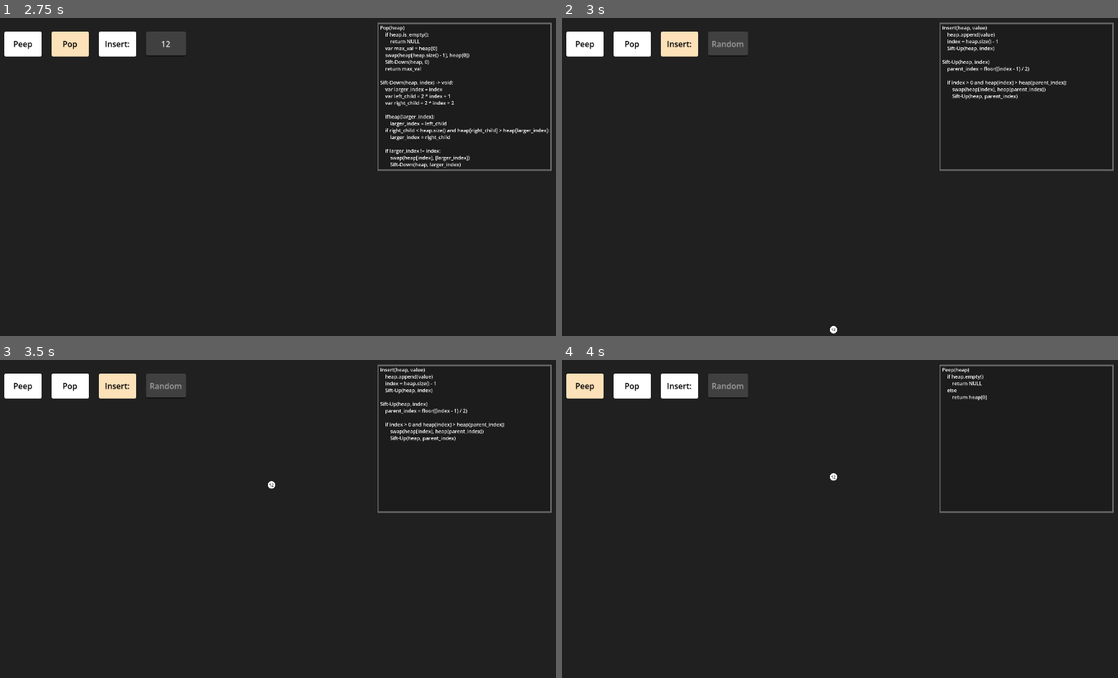
Above: before the commit, frames 1-4 (two rows, left to right).
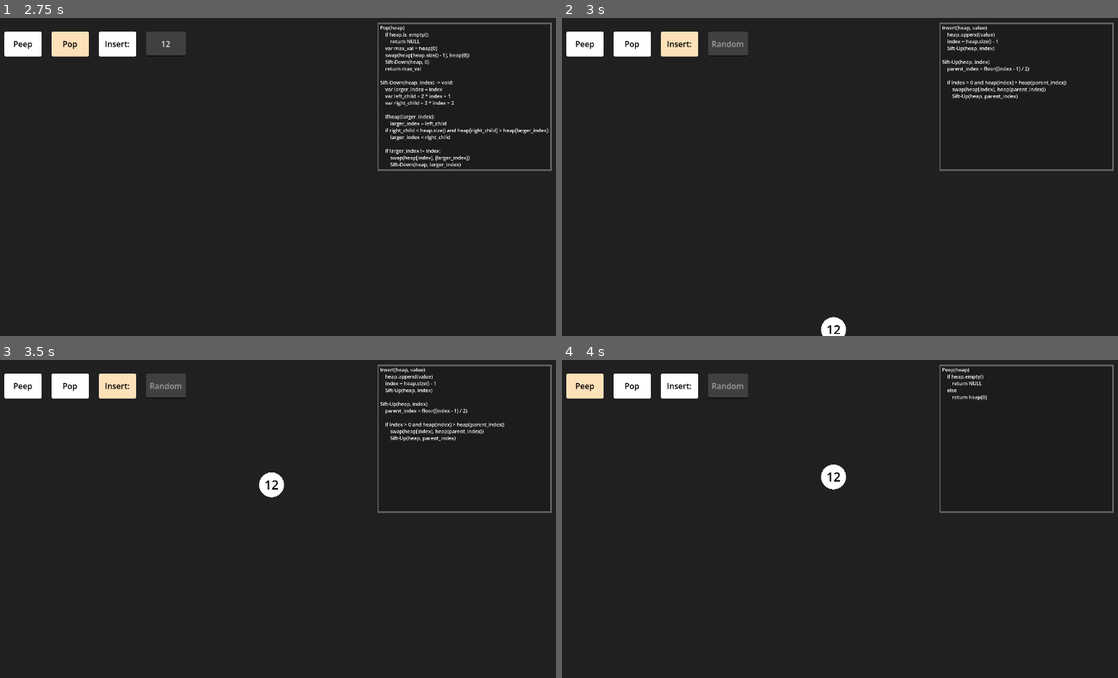
Above: after the commit, the same moments.

Repository: Anemois/DSA_Heap
Game: Godot game, scene res://main.tscn
The game is run twice, just before and just after one commit, with the same random seed, the same clock (stepped at 60 frames per second) and the same inputs. The engine's default icon, where the game draws it, is replaced by a stand-in: a white triangle on a blue panel in a dark square.
Inputs (mouse positions are in pixels of both pictures, inside the frame that each line leads up to):
- Up to frame 1 (2.75 s): click (166, 43) at 0.52 s; type "12" at 0.6 s; click "Peep" at 1.25 s; click "Pop" at 2 s
- Up to frame 2 (3 s): click "Insert:" at 2.75 s
- Up to frame 3 (3.5 s): no input
- Up to frame 4 (4 s): click "Peep" at 3.5 s

Frame 1 is identical in both runs. In frame 2, 0.2% of the frame differs, in the area x 46-52%, y 93-100%; in frame 3, 0.3%; in frame 4, 0.3%, in the area x 46-52%, y 32-41%.

Commit message:
Added draggable camera and inproved zoom functions

Diff:
--- a/scripts/camera_2d.gd
+++ b/scripts/camera_2d.gd
@@ -1,24 +1,30 @@
 extends Camera2D
 
-var zoom_pos = Vector2(576, 324)
-
-var max_zoom_movement = Vector2(576, 324)
+var zoom_value: float = 0.3
+var zoom_increment: float = 0.02
+var zoom_max: float = 1.0
+var zoom_min: float = 0.1
 
 func _unhandled_input(event: InputEvent) -> void:
 	if event is InputEventMouseButton:
 		# zoom in
 		if event.button_index == MOUSE_BUTTON_WHEEL_UP:
-			zoom_pos = get_global_mouse_position()
-			self.zoom += Vector2(0.1, 0.1) * self.zoom
-			self.position += (zoom_pos - self.global_position)/(max_zoom_movement) * 50
+			zoom_in(get_global_mouse_position())
 		# zoom out
 		if event.button_index == MOUSE_BUTTON_WHEEL_DOWN:
-			zoom_pos = get_global_mouse_position()
-			self.zoom -= Vector2(0.1, 0.1) * self.zoom
-			self.position += (self.global_position - zoom_pos)/(max_zoom_movement) * 50
-			# call the zoom function
-		#print(zoom_pos, " ", self.global_position)
+			zoom_out(get_global_mouse_position())
 
+func _input(event: InputEvent) -> void:
+	if event is InputEventMouseMotion:
+		if event.button_mask == MOUSE_BUTTON_MASK_LEFT:
+			position -= event.relative / zoom
 
-func _on_pop_button_pressed() -> void:
-	pass # Replace with function body.
+func zoom_in(zoom_pos: Vector2):
+	zoom_value = min(zoom_value + zoom_increment, zoom_max)
+	zoom = zoom_value * Vector2.ONE
+	global_position += (zoom_pos-global_position)/zoom * zoom_increment
+
+func zoom_out(zoom_pos: Vector2):
+	zoom_value = max(zoom_value - zoom_increment, zoom_min)
+	zoom = zoom_value * Vector2.ONE
+	global_position -= (zoom_pos-global_position)/zoom * zoom_increment
--- a/tree.gd
+++ b/tree.gd
@@ -37,14 +37,14 @@
 	var y: int = 0
 	var level: int = 1
 	var tree_height: int = ceil(log(length+1)/log(2))
-	var tree_weight: int = pow(2,tree_height) * 50
+	var tree_weight: int = pow(2,tree_height) * 160
 	var row_index: int = 1
 	var row_count: int = 1
 	var sum: int = length
 	for node in nodes:
 		node.relocate((tree_weight/row_count)*(row_index-(row_count+1)/2.), y)
 		if(row_index == row_count):
-			y += 60 + (tree_height-level) * 40
+			y += 200 + (tree_height-level) * 100
 			level += 1
 			row_index = 1
 			sum -= row_count
--- a/treeNode.tscn
+++ b/treeNode.tscn
@@ -12,16 +12,15 @@
 
 [node name="Sprite2D" type="Sprite2D" parent="." unique_id=1021307615]
 material = SubResource("ShaderMaterial_e2u21")
-scale = Vector2(0.3, 0.3)
 texture = ExtResource("2_112p8")
 
 [node name="Label" type="Label" parent="." unique_id=1346938605]
-offset_left = -21.0
-offset_top = -33.0
-offset_right = 19.0
-offset_bottom = 34.0
+offset_left = -67.0
+offset_top = -71.0
+offset_right = 67.0
+offset_bottom = 66.0
 theme_override_colors/font_color = Color(0, 0, 0, 1)
-theme_override_font_sizes/font_size = 30
+theme_override_font_sizes/font_size = 100
 text = "1"
 horizontal_alignment = 1
 vertical_alignment = 1
